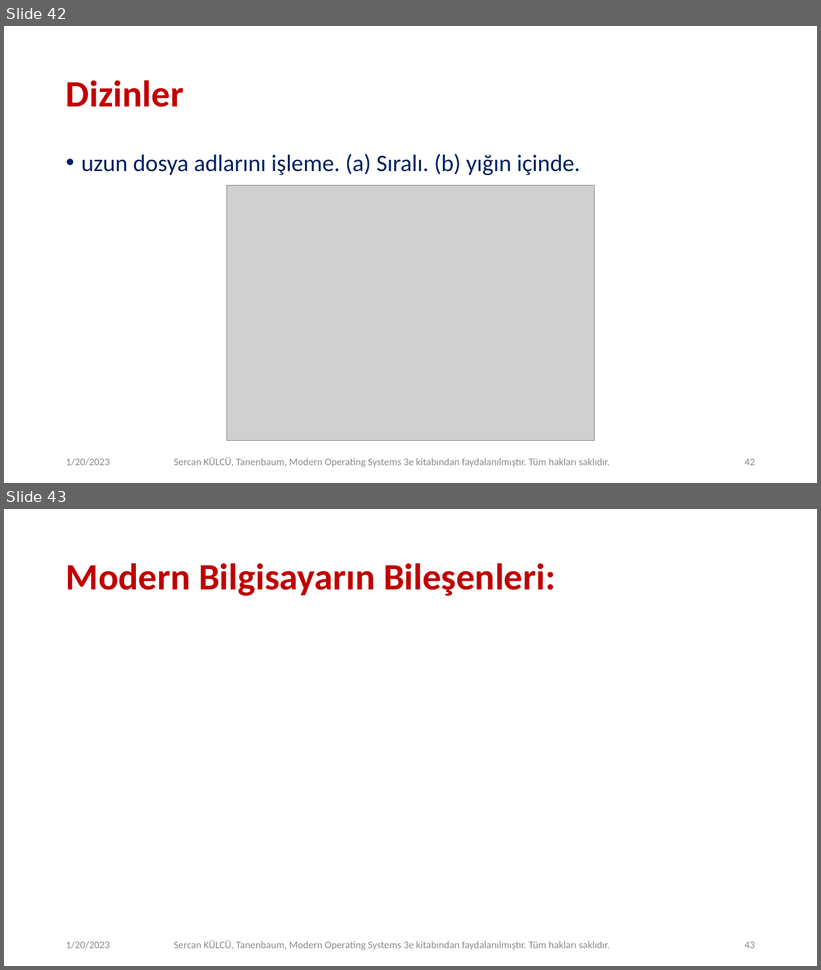
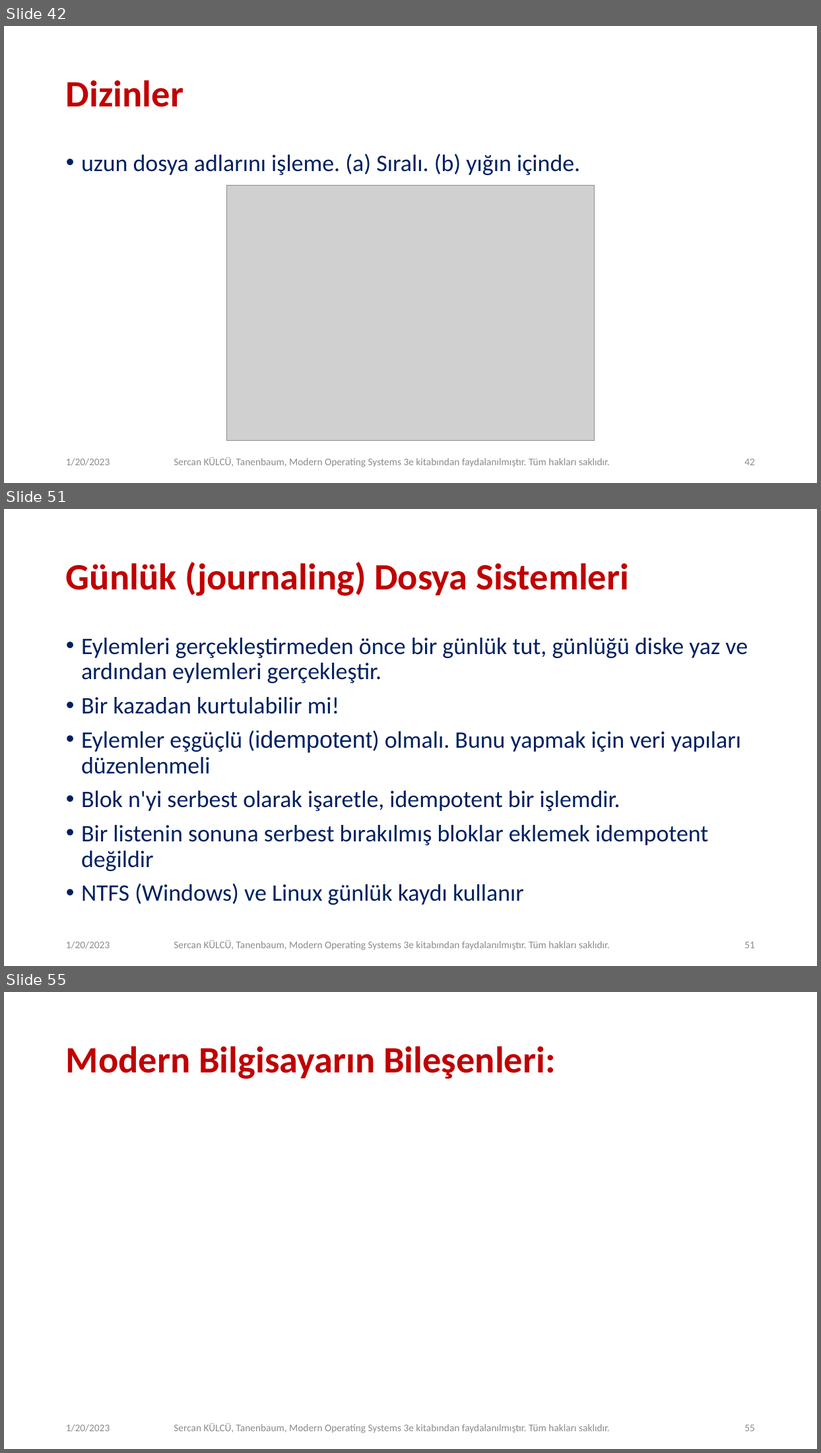
Before and after one commit to sercankulcu/sercankulcu.github.io, a slide deck: files/os/4_Bolum_4_Dosya.pptx. Shown one above the other, each under a label of ours: slides 42 and 43 before the commit, slides 42, 51 and 55 after it; the slides between them are not shown. The pictures are 821x970 and 821x1453 pixels, drawn with LibreOffice and Linux fonts; fonts in the diff are those of the drawing; grey boxes stand for pictures. Boxes give left, top, right and bottom in pixels: in the first picture for what was removed or moved away, otherwise in the second. Text is boxed around its words. In the diff, an @@ line names an element or a change of style, - is before the commit and + after.

```diff
--- a/files/os/4_Bolum_4_Dosya.pptx
+++ b/files/os/4_Bolum_4_Dosya.pptx
@@ slide 51 added at box(4, 509, 817, 966), background #FFFFFF @@
@@ title added at box(66, 562, 629, 596), 44 pt, text #C00000, bold @@
+Günlük (journaling) Dosya Sistemleri
@@ text added at box(81, 638, 748, 905), 28 pt, text #002060 @@
+• Eylemleri gerçekleştirmeden önce bir günlük tut, günlüğü diske yaz ve ardından eylemleri gerçekleştir.
+• Bir kazadan kurtulabilir mi!
+• Eylemler eşgüçlü (idempotent) olmalı. Bunu yapmak için veri yapıları düzenlenmeli
+• Blok n'yi serbest olarak işaretle, idempotent bir işlemdir.
+• Bir listenin sonuna serbest bırakılmış bloklar eklemek idempotent değildir
+• NTFS (Windows) ve Linux günlük kaydı kullanır
@@ text added at box(66, 941, 110, 949), 12 pt, text #8C8C8C @@
+1/20/2023
@@ text added at box(174, 941, 610, 951), 12 pt, text #8C8C8C @@
+Sercan KÜLCÜ, Tanenbaum, Modern Operating Systems 3e kitabından faydalanılmıştır. Tüm hakları saklıdır.
@@ page number added at box(745, 942, 755, 949), 12 pt, text #8C8C8C @@
+51
@@ what was slide 43 is now slide 55 @@
@@ page number at box(745, 1425, 755, 1432): text changed @@
-43
+55
```
Also in this commit, not shown: 34 other slides added, 1 other file.
